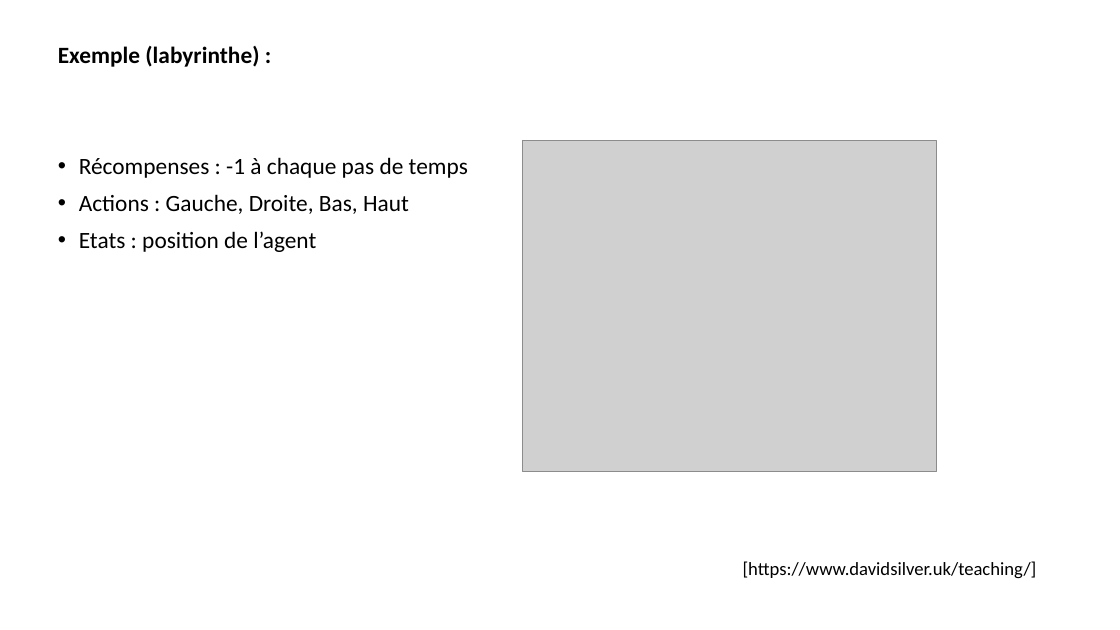
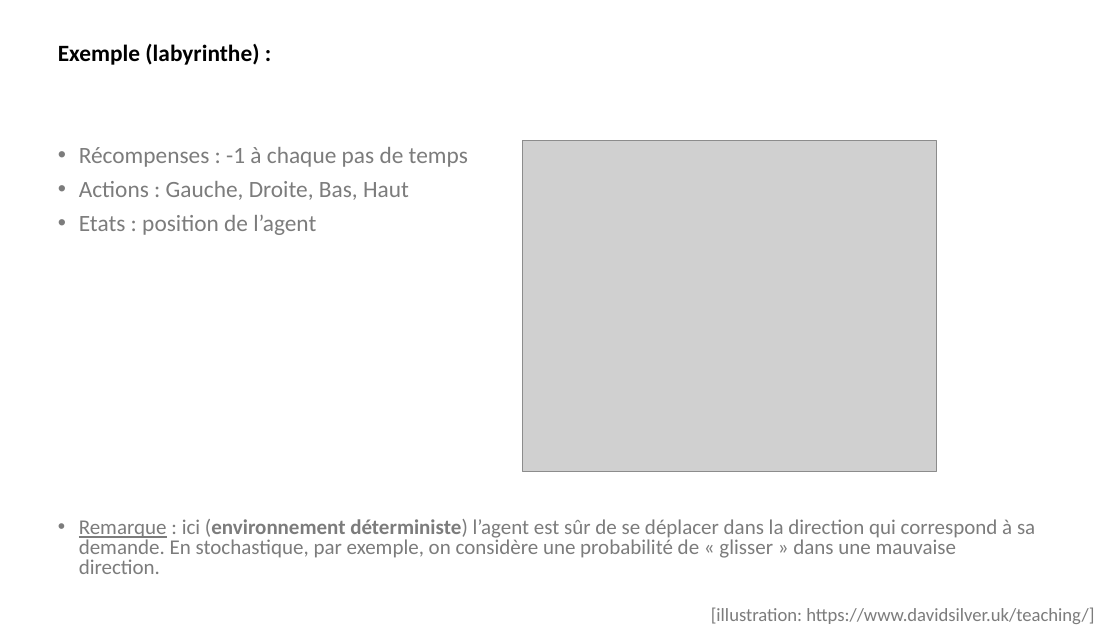
Before and after one commit to jolindien-git/jolindien-git.github.io, a slide deck: slide 44 of Intelligence Artificielle et Analyse de donnees.pptx. Drawn at 1120x630 pixels with LibreOffice and Linux fonts; fonts in the diff are those of the drawing; grey boxes stand for pictures. Boxes give left, top, right and bottom in pixels: in the first picture for what was removed or moved away, otherwise in the second. Text is boxed around its words. In the diff, an @@ line names an element or a change of style, - is before the commit and + after.

```diff
--- a/Intelligence Artificielle et Analyse de donnees.pptx
+++ b/Intelligence Artificielle et Analyse de donnees.pptx
@@ text at box(58, 44, 468, 235): text colour #000000 to #7C7C7C in "Récompenses : -1 à chaque pas de ...", "Actions : Gauche, Droite, Bas, Haut", "Etats : position de l’agent"; line spacing 0.9 to 0.8 @@
@@ text at box(79, 519, 1035, 574): text changed; size 16 to 18 pt; text colour #000000 to #7C7C7C @@
-[https://www.davidsilver.uk/teaching/]
+• Remarque : ici (environnement déterministe) l’agent est sûr de se déplacer dans la direction qui correspond à sa demande. En stochastique, par exemple, on considère une probabilité de « glisser » dans une mauvaise direction.
@@ text added at box(711, 607, 1094, 624), 16 pt, text #7C7C7C @@
+[illustration: https://www.davidsilver.uk/teaching/]
```
Also in this commit, not shown: 7 other slides changed, 5 slides added, 3 slides removed.
